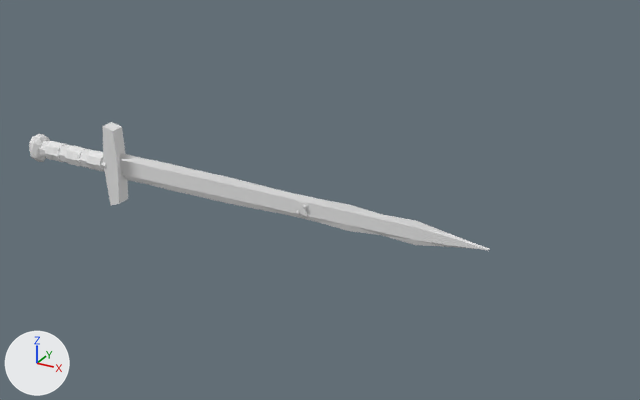
Two versions of the OBJ model Assets/models/weapons/sword_scrap/sword_scrap.obj, one commit apart.
Both versions are drawn from a 50 mm camera at (1.295, -1.176, 0.609) aimed at (0.627, 0.038, 0.002). Arrows for +X, +Y and +Z are at lower left; the lights stay in place. The older version comes first. Where no turn or scale is listed for an object, it has been applied to the vertices. Vertices at exactly the same position are counted once.

Before the edit, the objects in view are built like this:
```python
me_sword_scrap = bpy.data.meshes.new('sword_scrap')
me_sword_scrap.from_pydata(...)  # 353 vertices, 650 faces; spans x 0.0..0.941, y -0.023..0.023, z -0.08..0.08
me_sword_scrap.materials.append(mat_sword_scrap)  # white #e7e7e7
ob_sword_scrap = bpy.data.objects.new('sword_scrap', me_sword_scrap)
ob_sword_scrap.location = (0.0, 0.0, 0.0)
```
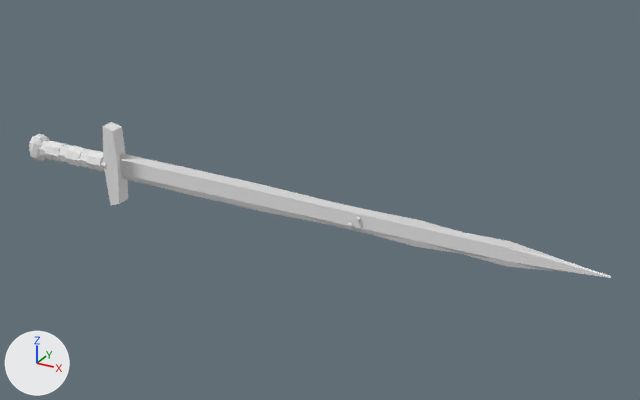
Boxes (x1, y1, x2, y2) around the edits, measured in the pictures (640 x 400 px; the box of a moved part takes in the faces that stretch with it):
'sword_scrap', reshaped (26% wider, 22% taller): before (29, 122, 490, 250); after (29, 122, 611, 278)
part 1 of me_sword_scrap, moved or reshaped: before (125, 154, 490, 250); after (125, 154, 611, 278)
part 2 of me_sword_scrap, moved or reshaped: before (297, 201, 308, 216); after (349, 213, 362, 229)

Diff of the bpy script that builds the scene:
```diff
--- a/Assets/models/weapons/sword_scrap/sword_scrap.obj.py
+++ b/Assets/models/weapons/sword_scrap/sword_scrap.obj.py
@@ me_sword_scrap @@
 # used by ob_sword_scrap; location = (0.0, 0.0, 0.0)
-me_sword_scrap.from_pydata(...)  # 353 vertices, 650 faces; spans x 0.0..0.941, y -0.023..0.023, z -0.08..0.08
+me_sword_scrap.from_pydata(...)  # 353 vertices, 650 faces; spans x 0.0..1.121, y -0.023..0.023, z -0.08..0.08
+# me_sword_scrap part 1: the loose piece of 79 vertices spanning x 0.221..0.941, y -0.005..0.005, z -0.026..0.028 is scaled about its middle by (1.25, 1, 1), then moved by (0.09, 0.0, 0.0)
+# me_sword_scrap part 2: the loose piece of 8 vertices spanning x 0.606..0.628, y -0.005..-0.001, z -0.012..0.012 is moved by (0.099, 0.0, 0.0)
+# other edits to the shape of me_sword_scrap do not show in these pictures
 me_sword_scrap.materials.append(mat_sword_scrap)
```
